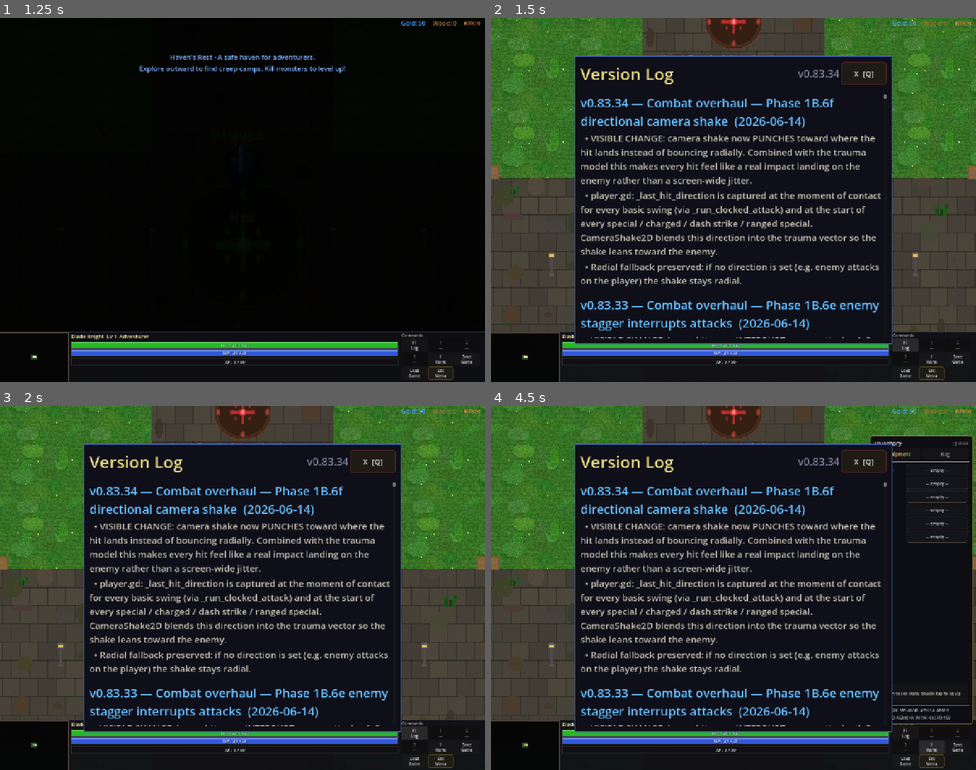
Above: before the commit, frames 1-4 (two rows, left to right).
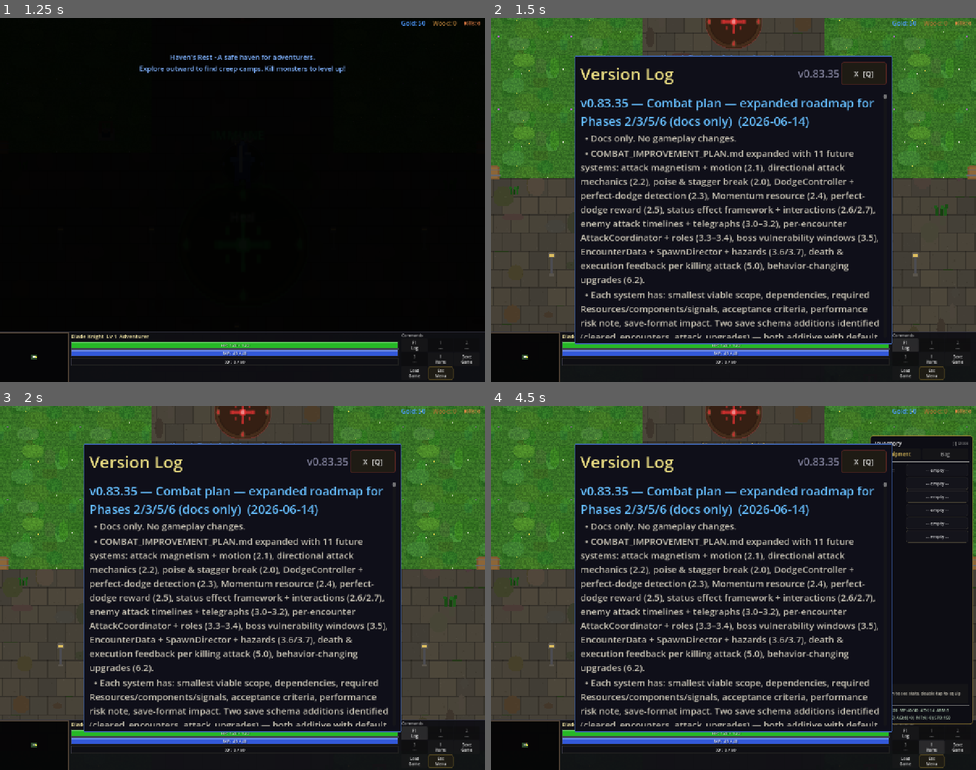
Above: after the commit, the same moments.

Repository: slxny/legends-open-rpg
Game: Godot game, scene res://scenes/main.tscn
Same seed, same stepped clock (60 frames per second), same inputs: the game is played once before the commit and once after it.
Inputs (mouse positions are in pixels of both pictures, inside the frame that each line leads up to):
- Up to frame 1 (1.25 s): tap Enter at 0.5 s; move the mouse to (218, 272) at 0.52 s; hold W (move_up) from 0.53 s (still down); hold Space (attack) from 0.53 s (still down); click (218, 272) at 0.67 s; tap F (interact) at 0.8 s
- Up to frame 2 (1.5 s): release W (move_up) at 1.25 s; release Space (attack) at 1.25 s; click "F1 Log" at 1.25 s
- Up to frame 3 (2 s): no input
- Up to frame 4 (4.5 s): click "1 ---" at 2 s; click "2 ---" at 2.75 s; click "3 ---" at 3.5 s; click "I Items" at 4.25 s

Frame 1 is identical in both runs. In frame 2, 12% of the frame differs, in the area x 18-81%, y 14-88%; in frame 3, 12%; in frame 4, 12%.

Commit message:
v0.83.35: Combat plan — expanded roadmap for Phases 2/3/5/6 (docs only)
Docs only. No gameplay changes.

COMBAT_IMPROVEMENT_PLAN.md expanded with 11 future systems placed
into realistic phases with dependencies:

  Phase 2 (combat depth):
    2.0  Poise & stagger break
    2.1  Attack magnetism + AttackMotionData
    2.2  Directional attack mechanical functions
    2.3  DodgeController + perfect-dodge detection signal
    2.4  Combat resource rhythm (Momentum)
    2.5  Perfect-dodge reward
    2.6  StatusEffectData + StatusEffectComponent
    2.7  Ability interactions (bleed-detonate, mark-execute proofs)

  Phase 3 (enemy combat & encounters):
    3.0  Enemy attack timeline (anticipation/telegraph/active/recovery)
    3.1  Telegraph rendering
    3.2  Migrate representative enemies
    3.3  Per-encounter AttackCoordinator + danger budget
    3.4  Enemy roles & repositioning
    3.5  Boss / elite vulnerability windows
    3.6  EncounterData + SpawnDirector
    3.7  Environmental hazards

  Phase 5 (presentation):
    5.0  Death & execution feedback per killing attack
    5.1  Telegraph VFX polish
    5.2  Status effect visuals
    5.3  Audio centralization back-fill
    5.4  GPUParticles2D + Line2D

  Phase 6 (UI / progression):
    6.0  Damage numbers + boss stagger bar
    6.1  Momentum bar
    6.2  Behavior-changing upgrades (AttackUpgrade Resource)
    6.3  Upgrade preview UI

Each system has: smallest viable scope, dependencies, required
Resources/components/signals, acceptance criteria, performance risk,
save-format impact. Two save schema additions: cleared_encounters
and attack_upgrades — both additive with default [].

Architectural guard-rails preserved:
- No new global autoloads
- No god-script growth (components own new logic)
- CharacterBody2D velocity / move_and_slide() ownership stays with
  each body's own script (motion stays request-based)
- Enemy decisions tick >= 200 ms, never per-frame
- Save changes additive only

Updated §5 phase descriptions, added §5b cross-cutting map +
dependency chain diagram, refreshed §13 out-of-scope routing.

Co-Authored-By: Claude Opus 4.7 (1M context) <noreply@anthropic.com>

Diff:
--- a/scenes/ui/changelog_dialog.gd
+++ b/scenes/ui/changelog_dialog.gd
@@ -9,9 +9,20 @@
 var _is_visible: bool = false
 var _is_mobile: bool = false
 
-const GAME_VERSION := "v0.83.34"
+const GAME_VERSION := "v0.83.35"
 
 const CHANGELOG: Array[Dictionary] = [
+	{
+		"version": "v0.83.35",
+		"title": "Combat plan — expanded roadmap for Phases 2/3/5/6 (docs only)",
+		"date": "2026-06-14",
+		"entries": [
+			"Docs only. No gameplay changes.",
+			"COMBAT_IMPROVEMENT_PLAN.md expanded with 11 future systems: attack magnetism + motion (2.1), directional attack mechanics (2.2), poise & stagger break (2.0), DodgeController + perfect-dodge detection (2.3), Momentum resource (2.4), perfect-dodge reward (2.5), status effect framework + interactions (2.6/2.7), enemy attack timelines + telegraphs (3.0–3.2), per-encounter AttackCoordinator + roles (3.3–3.4), boss vulnerability windows (3.5), EncounterData + SpawnDirector + hazards (3.6/3.7), death & execution feedback per killing attack (5.0), behavior-changing upgrades (6.2).",
+			"Each system has: smallest viable scope, dependencies, required Resources/components/signals, acceptance criteria, performance risk note, save-format impact. Two save schema additions identified (cleared_encounters, attack_upgrades) — both additive with default [].",
+			"Architectural guard-rails preserved: no new global autoloads, no god-script growth, body-velocity ownership stays with each CharacterBody2D script, motion requests stay request-based, enemy decisions tick ≥ 200 ms.",
+		]
+	},
 	{
 		"version": "v0.83.34",
 		"title": "Combat overhaul — Phase 1B.6f directional camera shake",
Not shown, changed: COMBAT_IMPROVEMENT_PLAN.md
